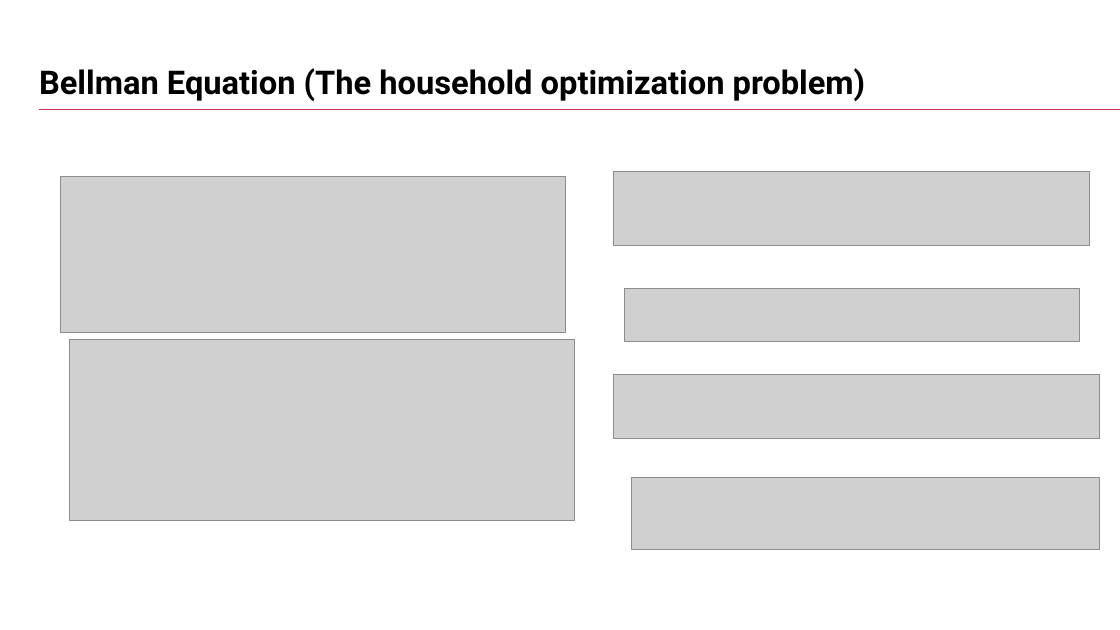
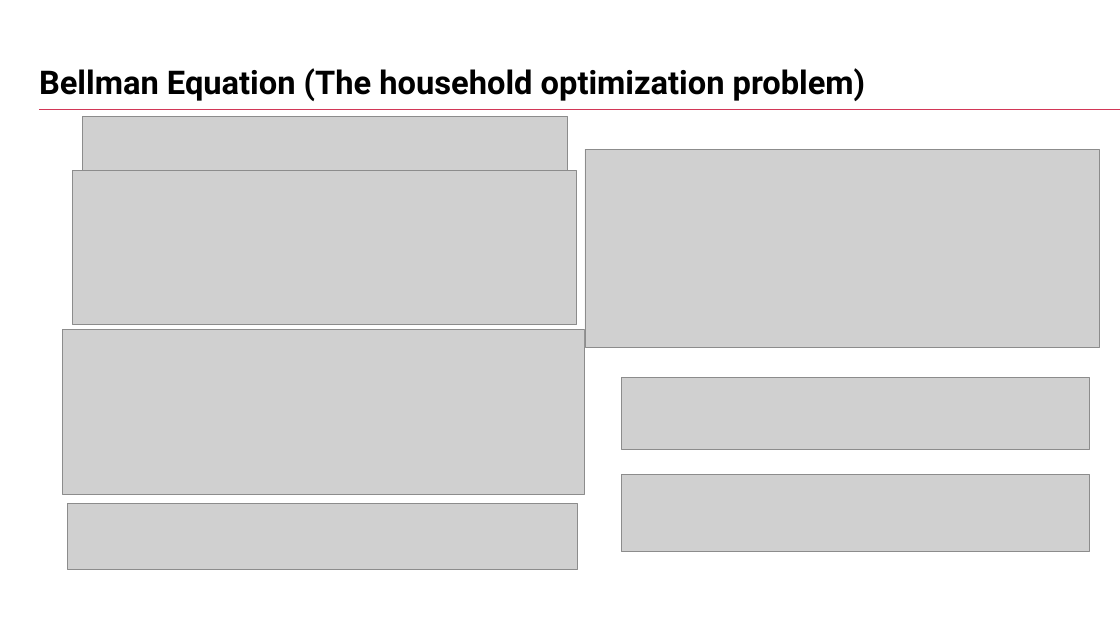
Before and after one commit to jvj-codes/mp_dl_thesis, a slide deck: slide 9 of PresentationNB/The Transmission of Monetary Policy to Household Wealth.pptx (slide 7 before the commit). Drawn at 1120x630 pixels with LibreOffice and Linux fonts; fonts in the diff are those of the drawing; grey boxes stand for pictures; background and template pictures are left out. Boxes give left, top, right and bottom in pixels: in the first picture for what was removed or moved away, otherwise in the second. Text is boxed around its words. In the diff, an @@ line names an element or a change of style, - is before the commit and + after.

```diff
--- a/PresentationNB/The Transmission of Monetary Policy to Household Wealth.pptx
+++ b/PresentationNB/The Transmission of Monetary Policy to Household Wealth.pptx
@@ picture resized from (x1=614, y1=375, x2=1100, y2=439) to (x1=82, y1=116, x2=568, y2=171) @@
@@ picture resized from (x1=60, y1=176, x2=566, y2=333) to (x1=73, y1=171, x2=577, y2=324) @@
@@ picture added at (x1=585, y1=150, x2=1099, y2=347) @@
@@ picture removed at (x1=614, y1=171, x2=1090, y2=246) @@
@@ picture removed at (x1=624, y1=288, x2=1080, y2=342) @@
@@ picture resized from (x1=70, y1=339, x2=575, y2=521) to (x1=63, y1=330, x2=586, y2=495) @@
@@ picture moved from (x1=632, y1=477, x2=1100, y2=549) to (x1=622, y1=377, x2=1090, y2=450) @@
@@ picture added at (x1=622, y1=475, x2=1090, y2=552) @@
@@ picture added at (x1=68, y1=504, x2=577, y2=570) @@
```
Also in this commit, not shown: 2 other slides changed, 3 slides added, 5 other files.
